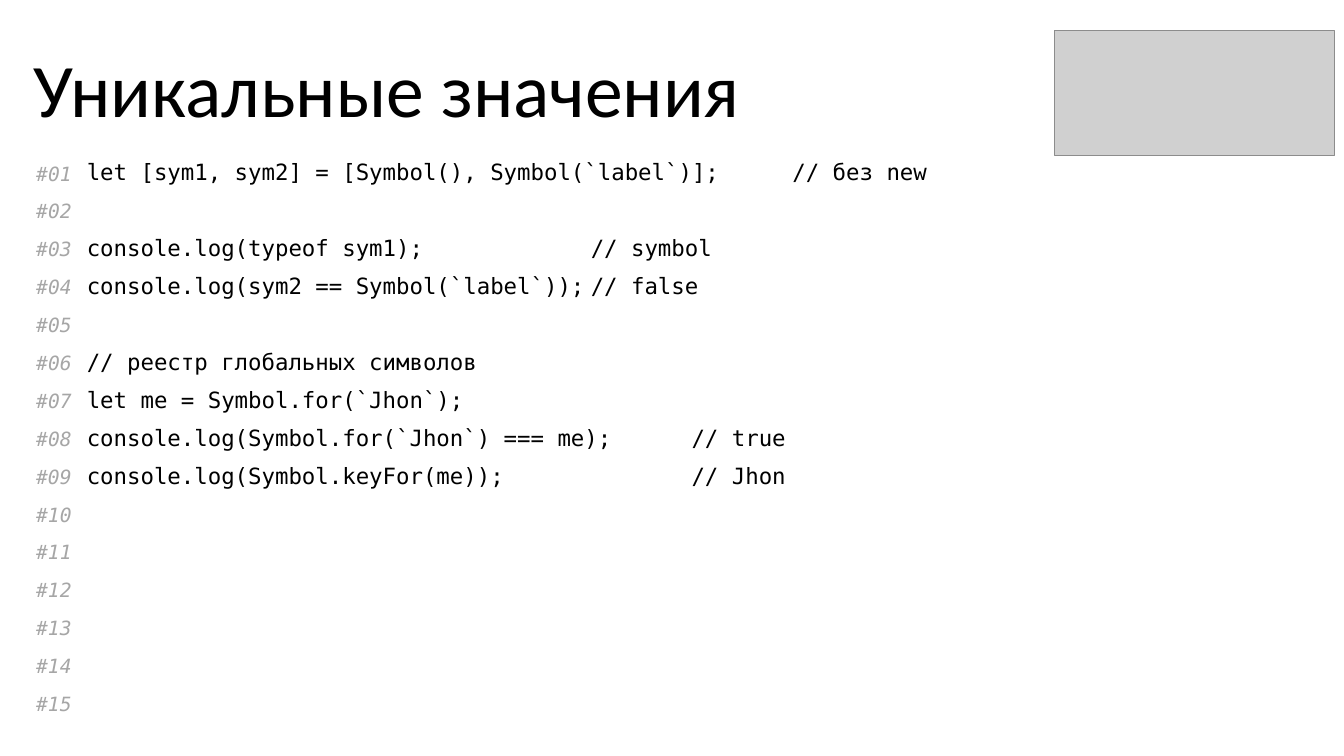
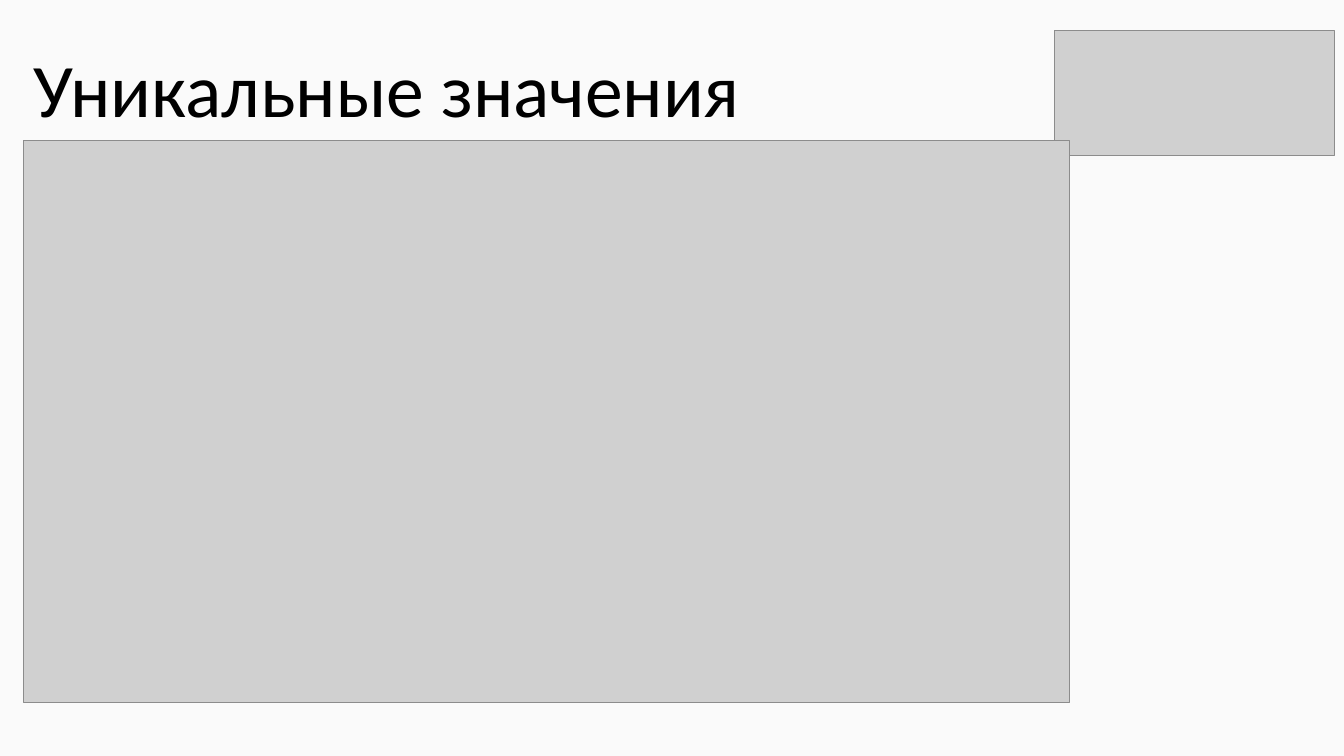
Before and after one commit to KOPTE3/modern-es, a slide deck: slide 32 of Modern ES.pptx (slide 31 before the commit). Drawn at 1344x756 pixels with LibreOffice and Linux fonts; fonts in the diff are those of the drawing; grey boxes stand for pictures. Boxes give left, top, right and bottom in pixels: in the first picture for what was removed or moved away, otherwise in the second. Text is boxed around its words. In the diff, an @@ line names an element or a change of style, - is before the commit and + after.

```diff
--- a/Modern ES.pptx
+++ b/Modern ES.pptx
@@ background #FFFFFF to #FAFAFA @@
@@ picture added at (23,140,1070,702) @@
@@ table removed at (23,155,1085,724), 15 rows, 2 columns @@
-#01 | let [sym1, sym2] = [Symbol(), Symbol(`label`)]; // без new
-#02 | 
-#03 | console.log(typeof sym1); // symbol
-#04 | console.log(sym2 == Symbol(`label`)); // false
-#05 | 
-#06 | // реестр глобальных символов
-#07 | let me = Symbol.for(`Jhon`);
-#08 | console.log(Symbol.for(`Jhon`) === me); // true
-#09 | console.log(Symbol.keyFor(me)); // Jhon
-#10 | 
-#11 | 
-#12 | 
-#13 | 
-#14 | 
-#15 | 
```
Also in this commit, not shown: 47 other slides changed, 15 slides added, 11 slides removed, 46 other files.
